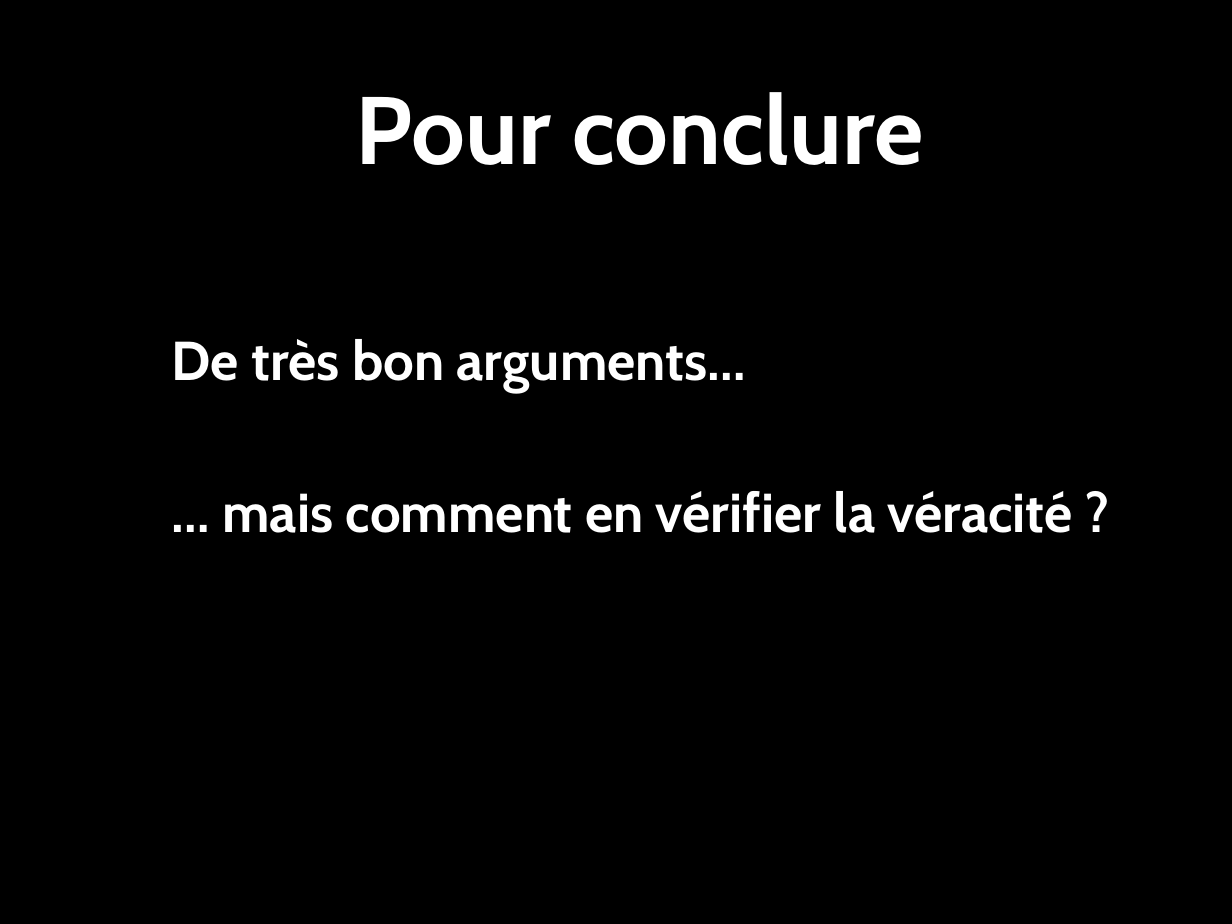
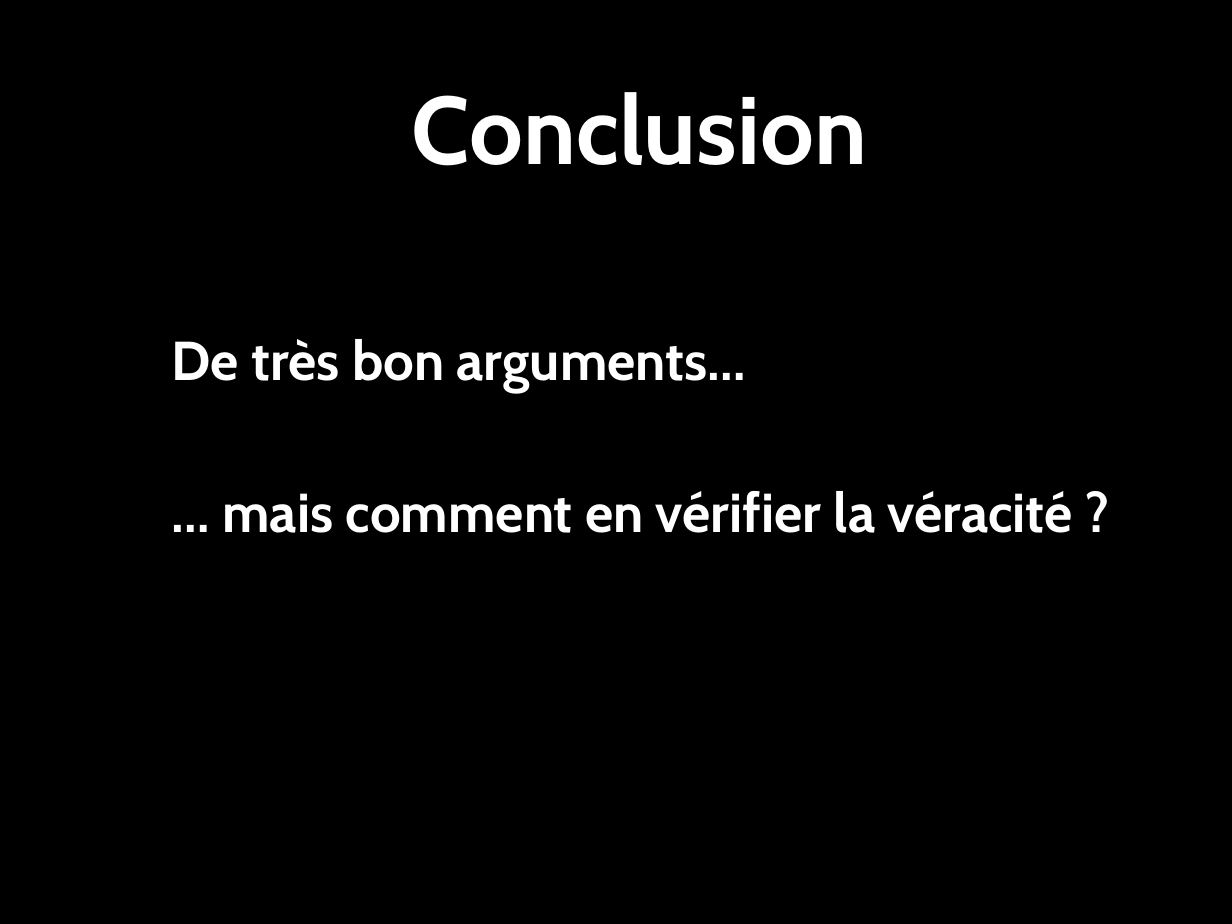
Before and after one commit to romfret/TLC, a slide deck: slide 13 of AWS - Media Hosting.pptx (slide 10 before the commit). Drawn at 1232x924 pixels with LibreOffice and Linux fonts; fonts in the diff are those of the drawing; background and template pictures are left out. Boxes give left, top, right and bottom in pixels: in the first picture for what was removed or moved away, otherwise in the second. Text is boxed around its words. In the diff, an @@ line names an element or a change of style, - is before the commit and + after.

Commit message:
finished!

```diff
--- a/AWS - Media Hosting.pptx
+++ b/AWS - Media Hosting.pptx
@@ title at (412, 92, 867, 166): text changed @@
-Pour conclure
+Conclusion
```
Also in this commit, not shown: 8 other slides changed, 3 slides added.
